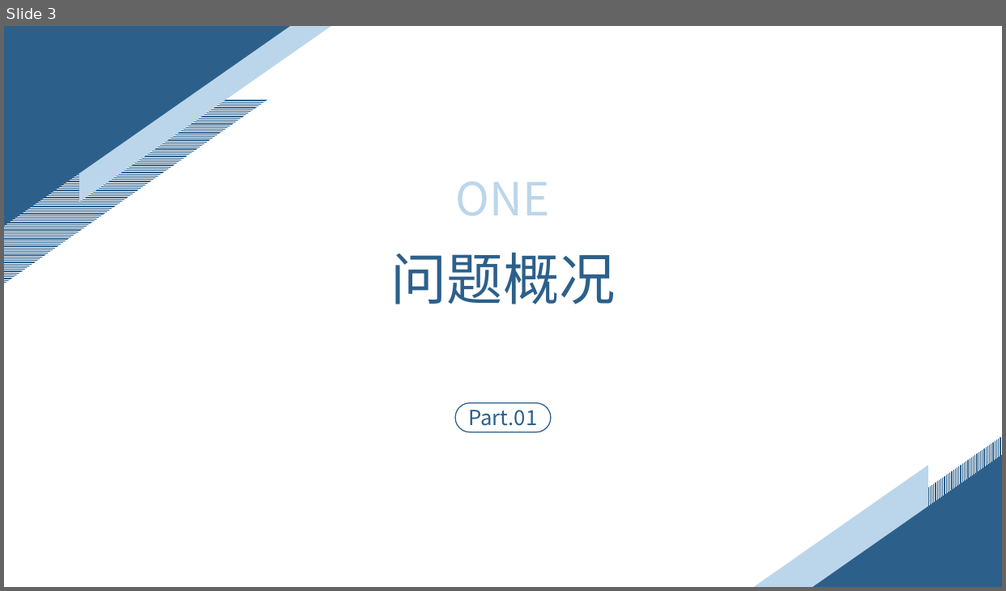
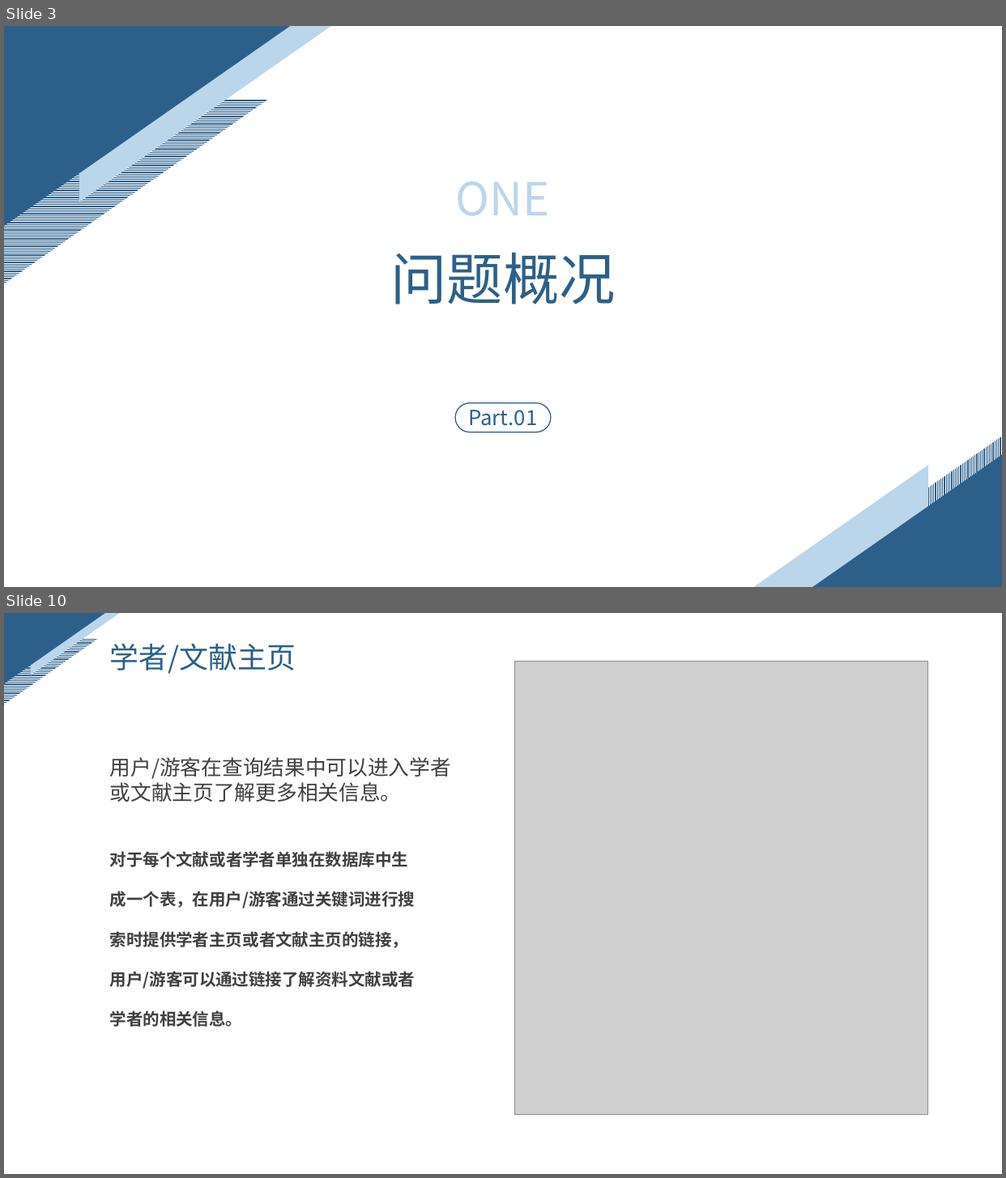
Before and after one commit to ZhangYHe/BIT-2023-ZYGC, a slide deck: doc/问题陈述.pptx. Shown one above the other, each under a label of ours: slide 3 before the commit, slides 3 and 10 after it; the slides between them are not shown. The pictures are 1006x591 and 1006x1178 pixels, drawn with LibreOffice and Linux fonts; fonts in the diff are those of the drawing; grey boxes stand for pictures. Boxes give left, top, right and bottom in pixels: in the first picture for what was removed or moved away, otherwise in the second. Text is boxed around its words. In the diff, an @@ line names an element or a change of style, - is before the commit and + after.

```diff
--- a/doc/问题陈述.pptx
+++ b/doc/问题陈述.pptx
@@ slide 10 added at (4, 613, 1002, 1174), background #FFFFFF @@
@@ right triangle added at (4, 613, 105, 684), fill #2C608B @@
@@ right triangle added at (31, 613, 120, 675), fill #BBD6EA @@
@@ right triangle added at (4, 639, 98, 705), fill pattern #2C608B on #FFFFFF @@
@@ text added at (110, 643, 296, 674), 28 pt, text #2C608B @@
+学者/文献主页
@@ picture added at (514, 661, 928, 1114) @@
@@ text added at (110, 757, 451, 802), 20 pt, text #404040 @@
+用户/游客在查询结果中可以进入学者或文献主页了解更多相关信息。
@@ text added at (110, 851, 415, 1027), 16 pt, text #404040, bold @@
+对于每个文献或者学者单独在数据库中生成一个表，在用户/游客通过关键词进行搜索时提供学者主页或者文献主页的链接，用户/游客可以通过链接了解资料文献或者学者的相关信息。
```
Also in this commit, not shown: 1 slide changed, 9 other slides added, 2 slides removed.
